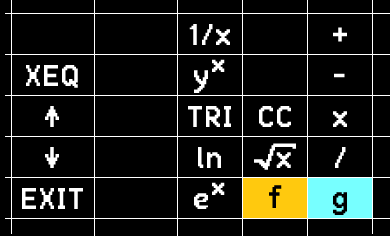
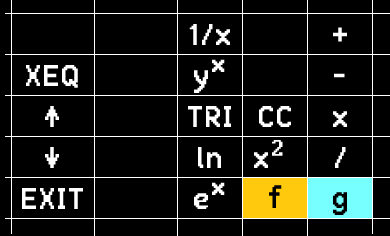
Layers edited between the first and the second 390 x 236 image:
renamed "√Ϳ" to "x²", painted on it over left=254, top=140, right=296, bottom=170
